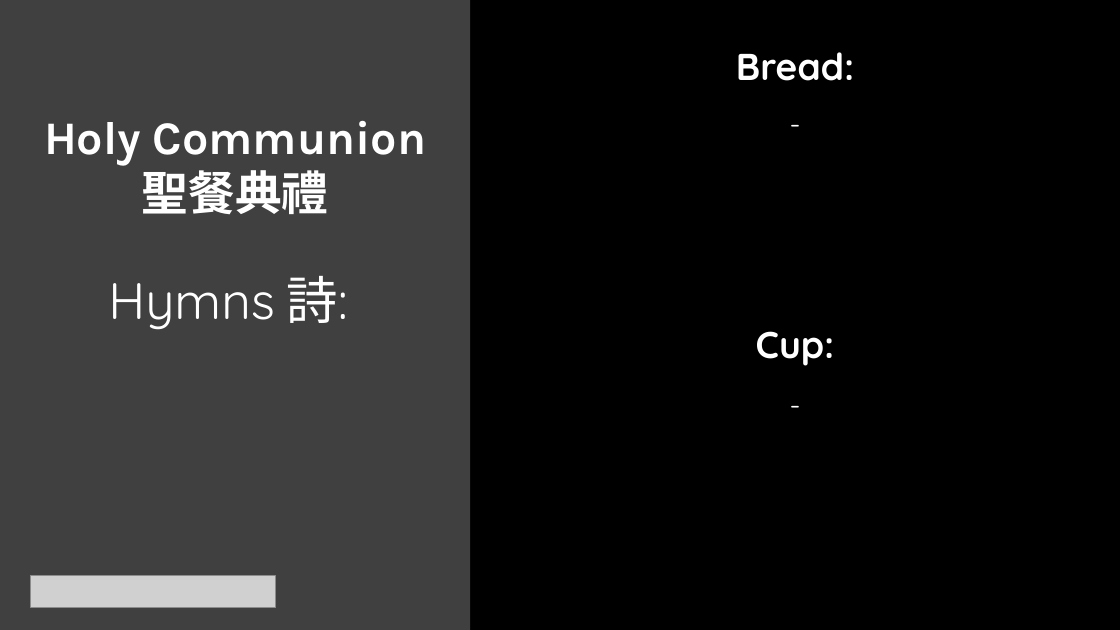
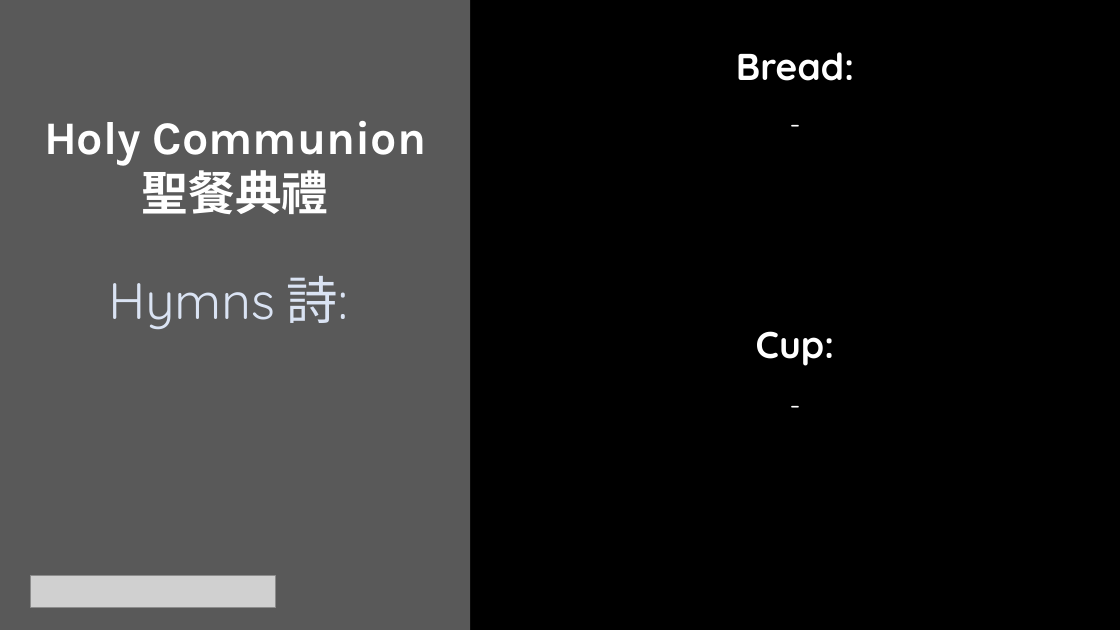
Before and after one commit to calebchanwy/tjc-powerpoint, a slide deck: slide 4 of TJCPowerPoint/Resources/ServiceWidescreen.pptx. Drawn at 1120x630 pixels with LibreOffice and Linux fonts; fonts in the diff are those of the drawing; grey boxes stand for pictures. Boxes give left, top, right and bottom in pixels: in the first picture for what was removed or moved away, otherwise in the second. Text is boxed around its words. In the diff, an @@ line names an element or a change of style, - is before the commit and + after.

```diff
--- a/TJCPowerPoint/Resources/ServiceWidescreen.pptx
+++ b/TJCPowerPoint/Resources/ServiceWidescreen.pptx
@@ rectangle at (0, 0, 471, 630): fill #404040 to #595959 @@
@@ text "Hymns 詩:" at (108, 276, 348, 329): text colour #FFFFFF to #DAE3F3 @@
```
Also in this commit, not shown: 2 other slides changed, 14 other files.
